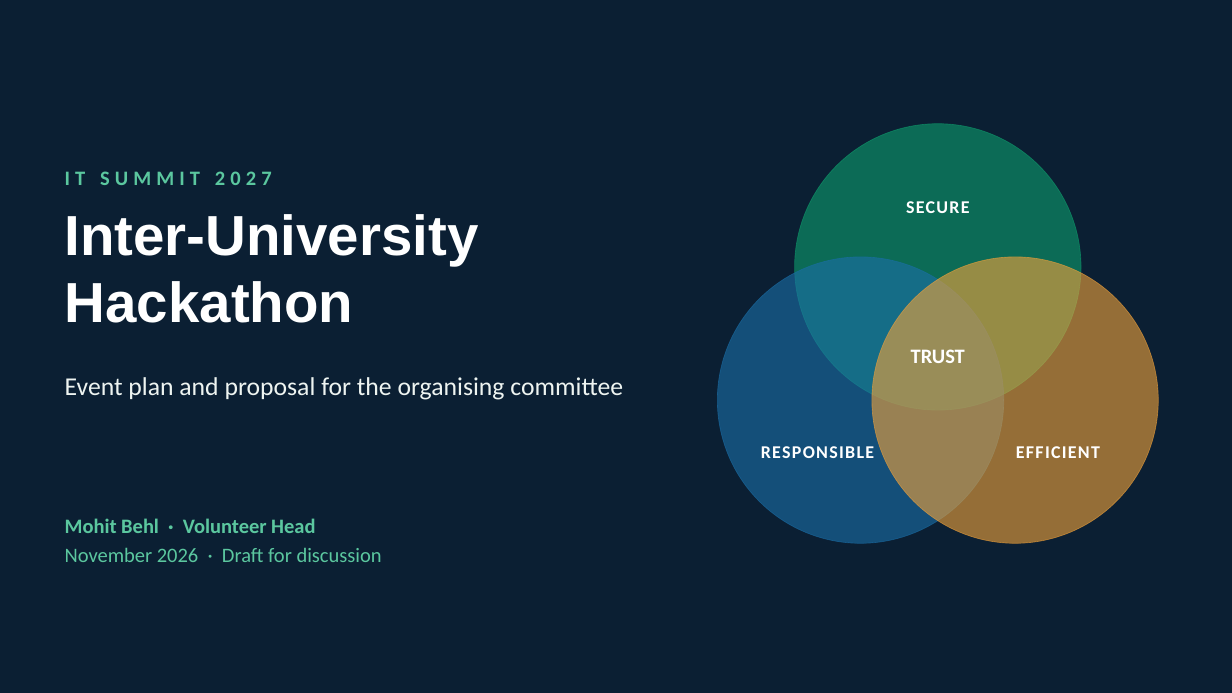
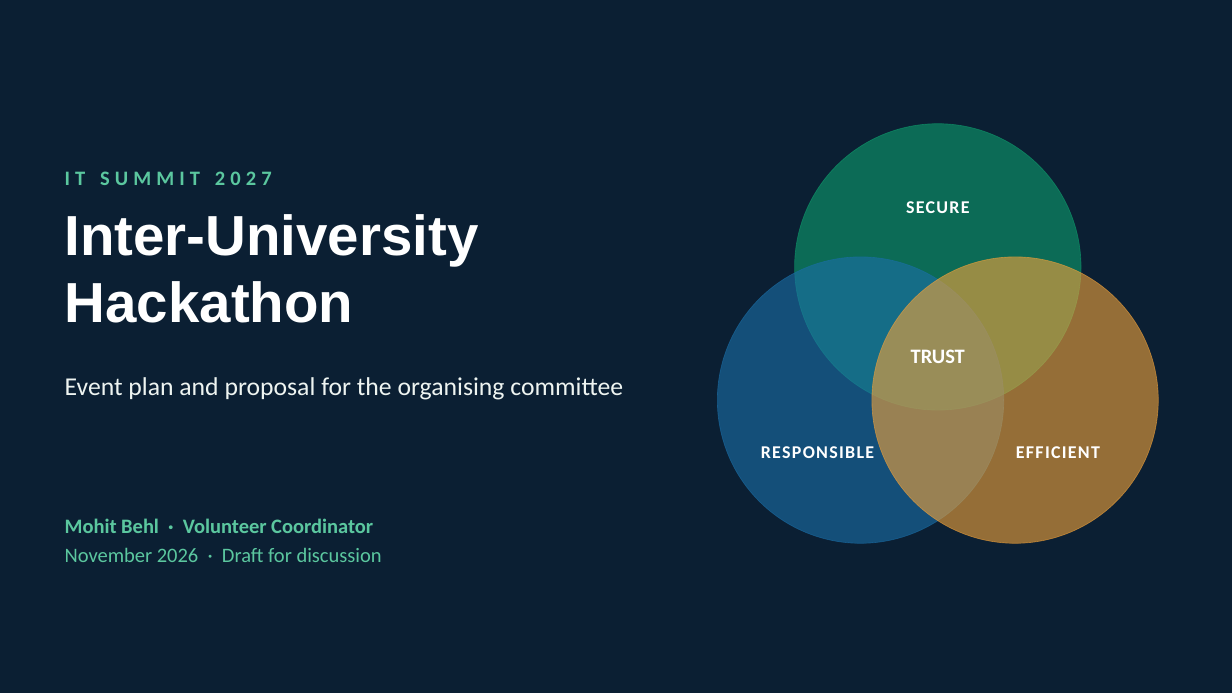
Before and after one commit to behlmohit30-pixel/ckaPrep01, a slide deck: slide 1 of it-summit-2027/IT_Summit_2027_Hackathon_Proposal.pptx. Drawn at 1232x693 pixels with LibreOffice and Linux fonts; fonts in the diff are those of the drawing. Boxes give left, top, right and bottom in pixels: in the first picture for what was removed or moved away, otherwise in the second. Text is boxed around its words. In the diff, an @@ line names an element or a change of style, - is before the commit and + after.

```diff
--- a/it-summit-2027/IT_Summit_2027_Hackathon_Proposal.pptx
+++ b/it-summit-2027/IT_Summit_2027_Hackathon_Proposal.pptx
@@ text at <box>65,518,373,533</box>: text changed @@
-Mohit Behl · Volunteer Head
+Mohit Behl · Volunteer Coordinator
```
Also in this commit, not shown: 2 other slides changed, 5 other files.
